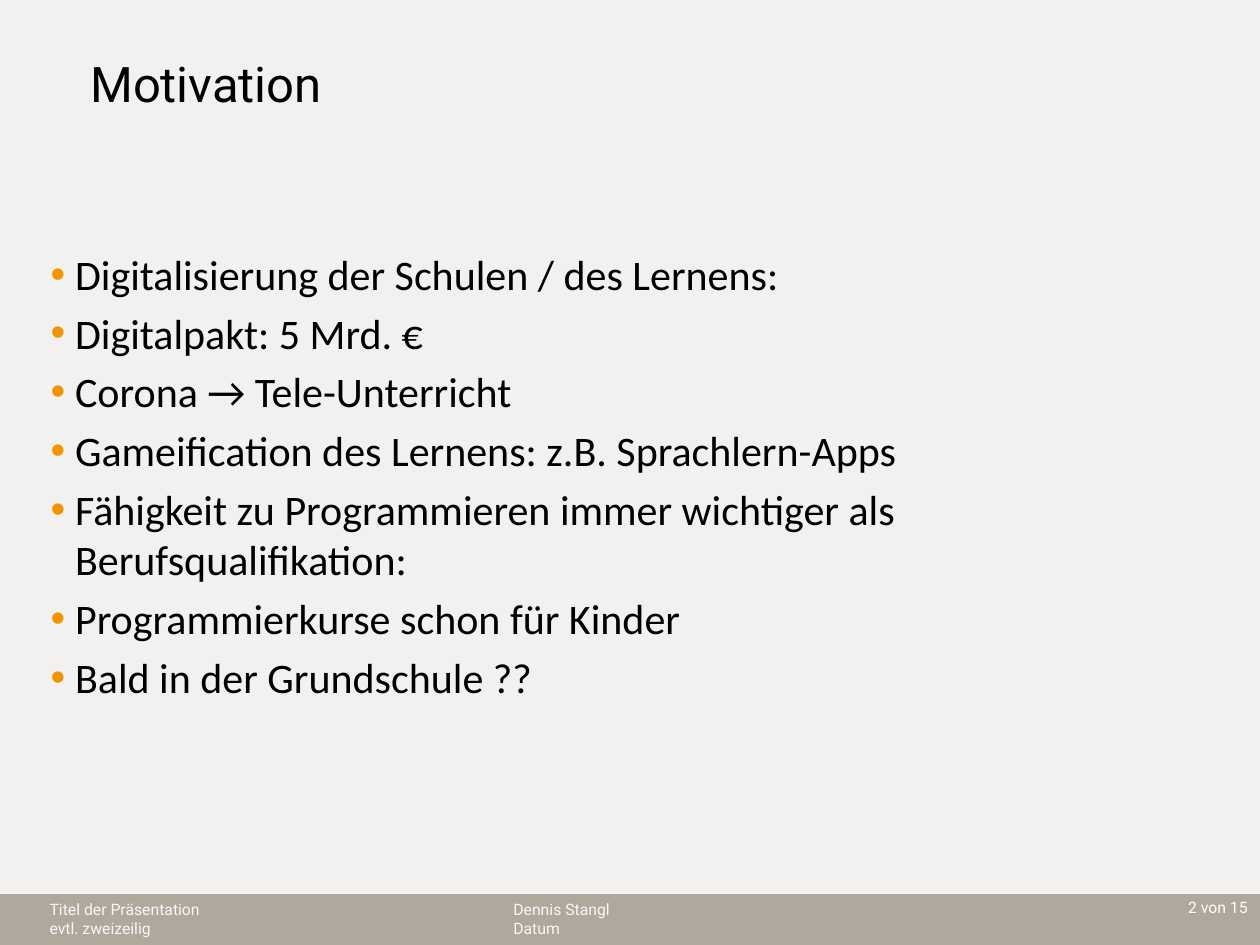
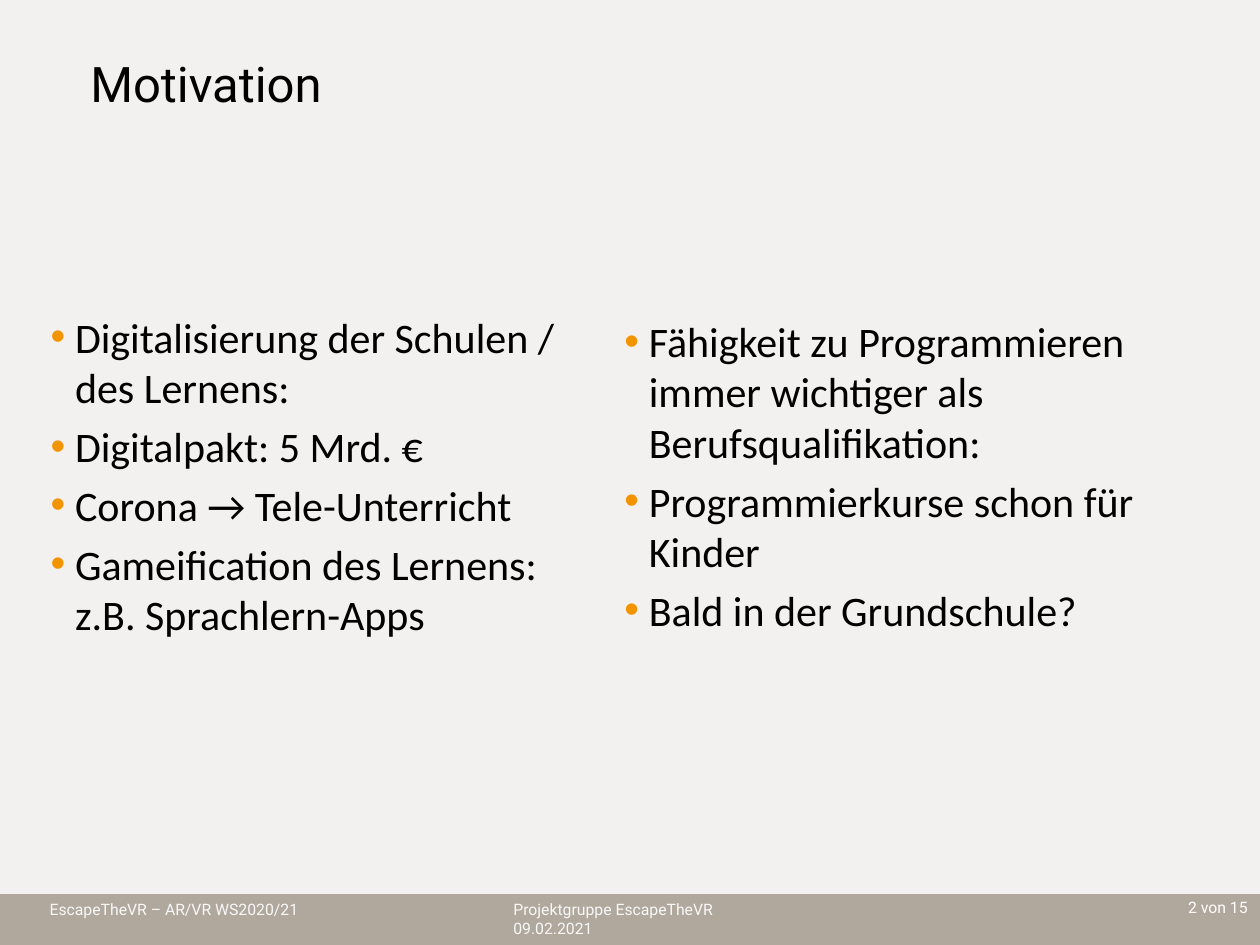
Before and after one commit to sebastian-steindl/EscapeTheVR, a slide deck: slide 2 of Präsentation.pptx. Drawn at 1260x945 pixels with LibreOffice and Linux fonts; fonts in the diff are those of the drawing; background and template pictures are left out. Boxes give left, top, right and bottom in pixels: in the first picture for what was removed or moved away, otherwise in the second. Text is boxed around its words. In the diff, an @@ line names an element or a change of style, - is before the commit and + after.

Commit message:
Powerpoint update

```diff
--- a/Präsentation.pptx
+++ b/Präsentation.pptx
@@ text added at box(649, 327, 1133, 627), 24 pt, text #000000 @@
+• Fähigkeit zu Programmieren immer wichtiger als Berufsqualifikation:
+• Programmierkurse schon für Kinder
+• Bald in der Grundschule?
@@ text at box(75, 495, 895, 694): paragraphs removed @@
-• Fähigkeit zu Programmieren immer wichtiger als Berufsqualifikation:
-• Programmierkurse schon für Kinder
-• Bald in der Grundschule ??
@@ text at box(50, 903, 298, 918): text changed @@
-Titel der Präsentation
-evtl. zweizeilig
+EscapeTheVR – AR/VR WS2020/21
@@ text at box(513, 903, 713, 934): text changed @@
-Dennis Stangl
-Datum
+Projektgruppe EscapeTheVR
+09.02.2021
```
Also in this commit, not shown: 12 other slides changed.
